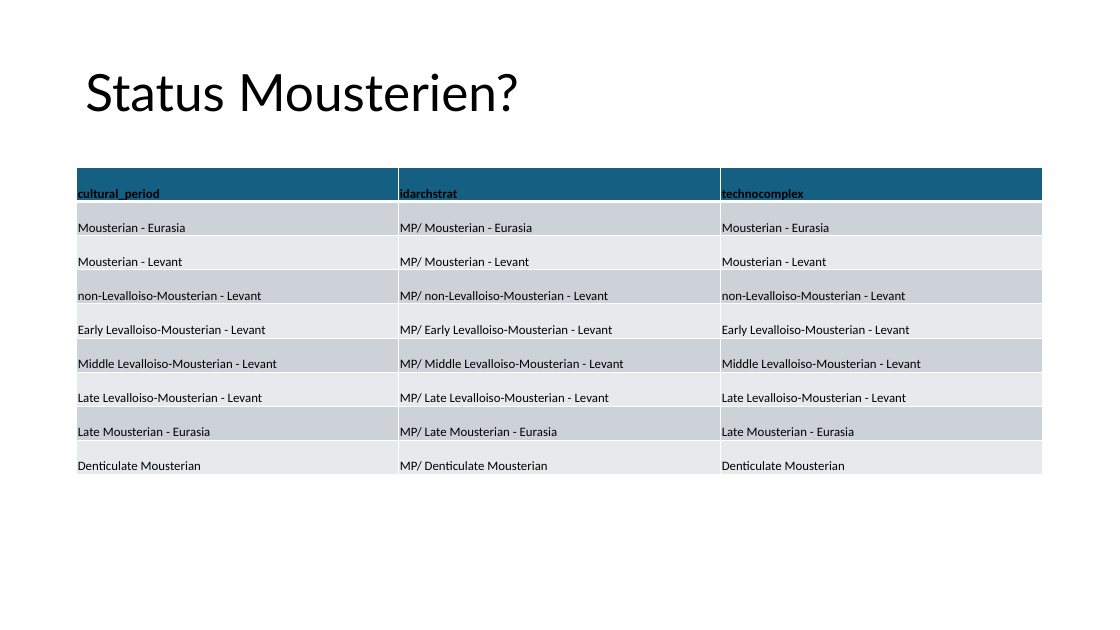
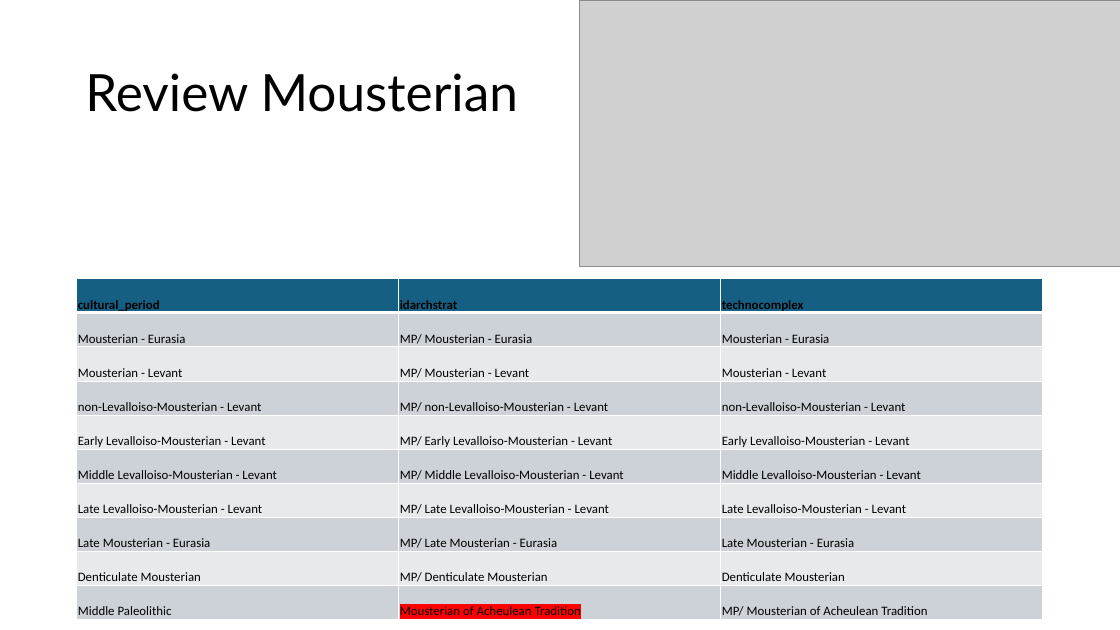
Before and after one commit to sommergeo/roceeh2wiki, a slide deck: slide 8 of docs/2025-04-08 Update.pptx. Drawn at 1120x630 pixels with LibreOffice and Linux fonts; fonts in the diff are those of the drawing; grey boxes stand for pictures. Boxes give left, top, right and bottom in pixels: in the first picture for what was removed or moved away, otherwise in the second. Text is boxed around its words. In the diff, an @@ line names an element or a change of style, - is before the commit and + after.

```diff
--- a/docs/2025-04-08 Update.pptx
+++ b/docs/2025-04-08 Update.pptx
@@ picture added at box(580, 0, 1120, 267) @@
@@ title at box(85, 73, 518, 112): text changed @@
-Status Mousterien?
+Review Mousterian
@@ table at box(77, 279, 1043, 624) @@
+row 10: Middle Paleolithic | Mousterian of Acheulean Tradition | MP/ Mousterian of Acheulean Tradition
@@ table: place and size @@
-table at box(77, 168, 1043, 475)
+table at box(77, 279, 1043, 624)
```
Also in this commit, not shown: 1 other slide changed, 21 other files.
